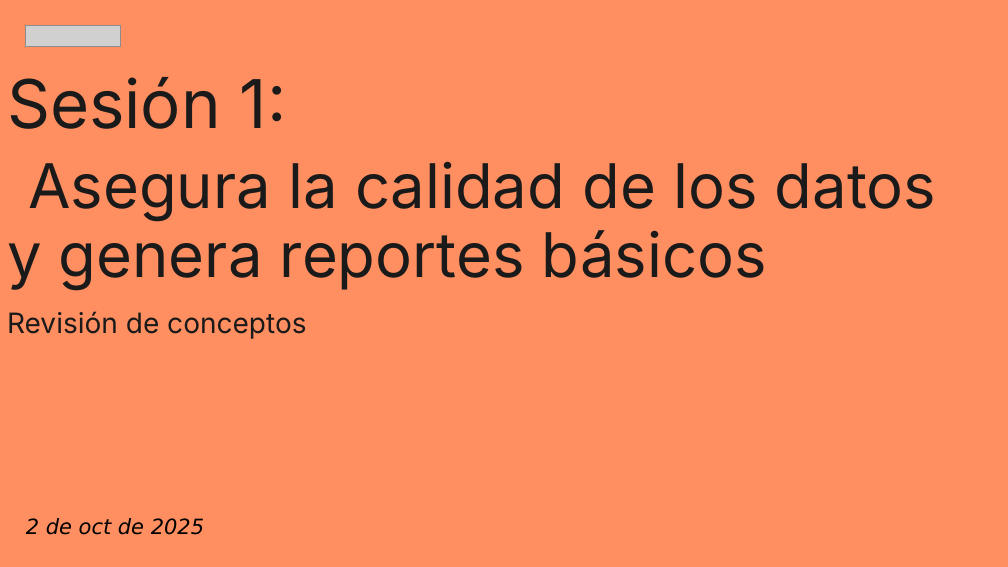
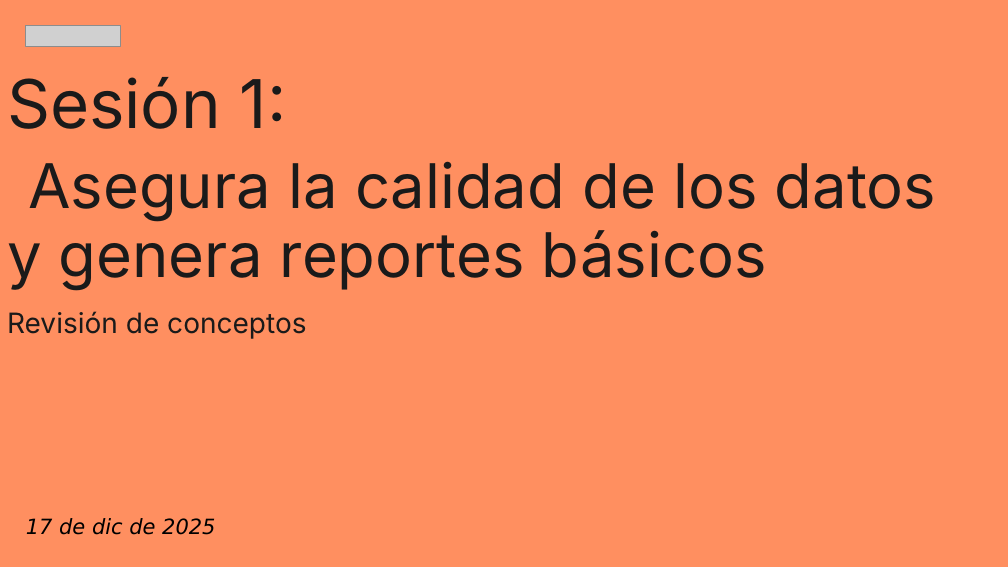
Before and after one commit to zyntonyson/bootcamp_ds_da, a slide deck: slide 1 of 01-da-v8-calidad-datos/01-da-s1-calidad-datos.pptx. Drawn at 1008x567 pixels with LibreOffice and Linux fonts; fonts in the diff are those of the drawing; grey boxes stand for pictures. Boxes give left, top, right and bottom in pixels: in the first picture for what was removed or moved away, otherwise in the second. Text is boxed around its words. In the diff, an @@ line names an element or a change of style, - is before the commit and + after.

```diff
--- a/01-da-v8-calidad-datos/01-da-s1-calidad-datos.pptx
+++ b/01-da-v8-calidad-datos/01-da-s1-calidad-datos.pptx
@@ text at bbox=[26, 518, 215, 535]: text changed @@
-2 de oct de 2025
+17 de dic de 2025
```
Also in this commit, not shown: 3 other slides changed, 13 slides added, 2 slides removed, 7 other files.
